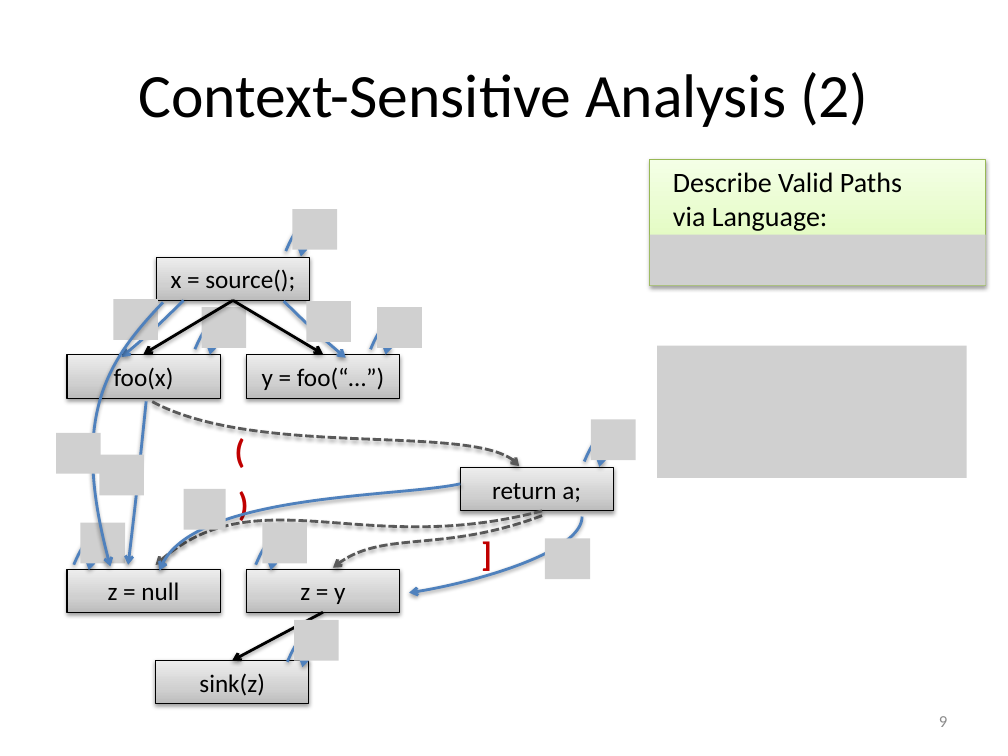
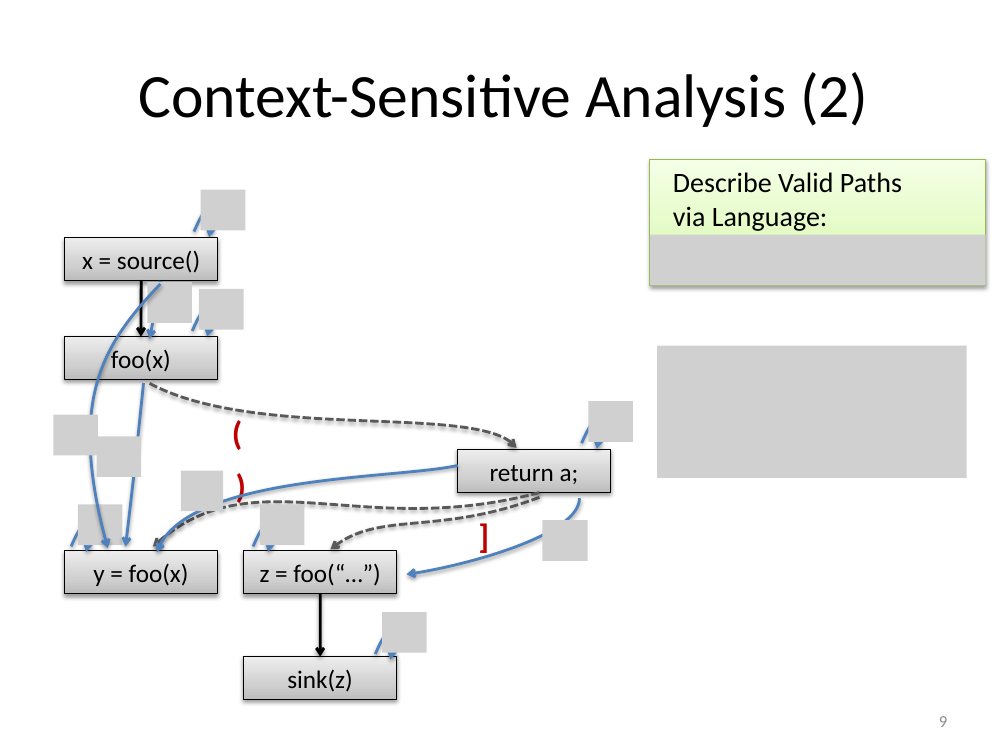
Before and after one commit to stg-tud/apsa, a slide deck: slide 9 of 2016/lecture/APSA-09-CFLRP-IDE.pptx. Drawn at 1008x756 pixels with LibreOffice and Linux fonts; fonts in the diff are those of the drawing; grey boxes stand for pictures. Boxes give left, top, right and bottom in pixels: in the first picture for what was removed or moved away, otherwise in the second. Text is boxed around its words. In the diff, an @@ line names an element or a change of style, - is before the commit and + after.

Commit message:
minor updates to slides

```diff
--- a/2016/lecture/APSA-09-CFLRP-IDE.pptx
+++ b/2016/lecture/APSA-09-CFLRP-IDE.pptx
@@ picture added at (201,190,245,230) @@
@@ picture removed at (292,209,337,249) @@
@@ rectangle "x = source()": place and size @@
-rectangle "x = source()" at (156,257,309,300)
+rectangle "x = source()" at (65,238,218,281)
@@ freeform shape: place and size @@
-freeform shape at (286,232,303,256)
+freeform shape at (195,213,212,237)
@@ text in rectangle at (82,251,200,273): text changed @@
-x = source();
+x = source()
@@ picture removed at (113,299,157,340) @@
@@ arrow moved from (233, 300) - (143, 354) to (141, 281) - (141, 337) @@
@@ picture added at (147,282,192,323) @@
@@ freeform shape: place and size @@
-freeform shape at (122,300,184,357)
+freeform shape at (149,281,160,339)
@@ arrow removed from (233, 300) to (323, 354) @@
@@ freeform shape removed at (284,301,347,358) @@
@@ picture removed at (306,301,351,342) @@
@@ picture removed at (377,307,421,348) @@
@@ rectangle removed at (246,355,399,398) @@
-y = foo(“…”)
@@ freeform shape removed at (371,331,388,355) @@
@@ 4 freeform shapes, 4 pictures, 2 texts: place and size @@
-4 freeform shapes, 4 pictures, 2 texts at (56,307,602,593)
+4 freeform shapes, 4 pictures, 2 texts at (53,289,599,575)
@@ 7 freeform shapes, 4 rectangles, 4 pictures, 1 text: place and size @@
-7 freeform shapes, 4 rectangles, 4 pictures, 1 text at (67,302,635,613)
+7 freeform shapes, 4 rectangles, 4 pictures, 1 text at (65,284,633,594)
@@ text in rectangle at (93,564,189,586): text changed @@
-z = null
+y = foo(x)
@@ text in rectangle at (260,564,380,586): text changed @@
-z = y
+z = foo(“…”)
@@ arrow moved from (323, 612) - (232, 660) to (321, 594) - (321, 656) @@
@@ picture removed at (294,620,339,660) @@
@@ picture added at (382,612,426,652) @@
@@ rectangle "sink(z)": place and size @@
-rectangle "sink(z)" at (155,660,308,704)
+rectangle "sink(z)" at (244,656,397,700)
@@ freeform shape: place and size @@
-freeform shape at (287,643,304,667)
+freeform shape at (375,635,392,659)
```
Also in this commit, not shown: 6 other slides changed, 3 slides added, 1 other file.
